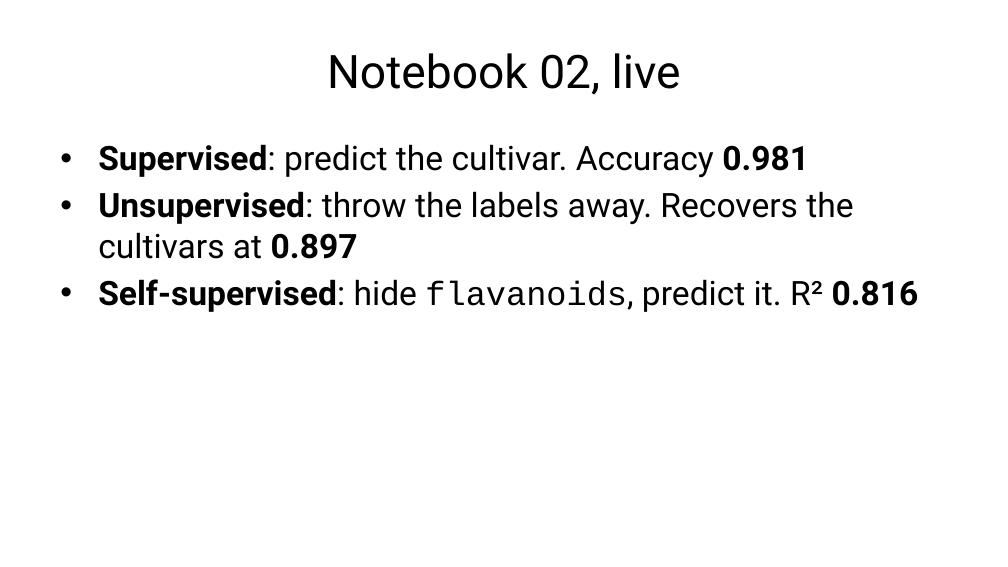
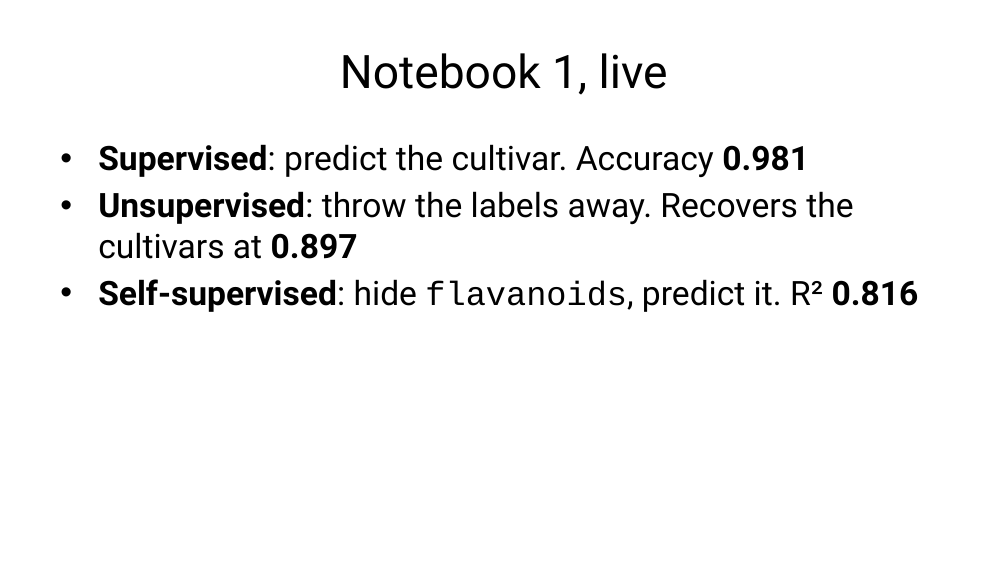
Before and after one commit to fabioantonini/technologies-for-artificial-intelligence, a slide deck: slide 38 of Lessons/01_introduction_and_workflow/Slides/introduction_and_workflow_slides.pptx. Drawn at 1008x567 pixels with LibreOffice and Linux fonts; fonts in the diff are those of the drawing; background and template pictures are left out. Boxes give left, top, right and bottom in pixels: in the first picture for what was removed or moved away, otherwise in the second. Text is boxed around its words. In the diff, an @@ line names an element or a change of style, - is before the commit and + after.

```diff
--- a/Lessons/01_introduction_and_workflow/Slides/introduction_and_workflow_slides.pptx
+++ b/Lessons/01_introduction_and_workflow/Slides/introduction_and_workflow_slides.pptx
@@ title at box(340, 53, 668, 95): text changed @@
-Notebook 02, live
+Notebook 1, live
```
Also in this commit, not shown: 1 other slide changed, 12 other files.
